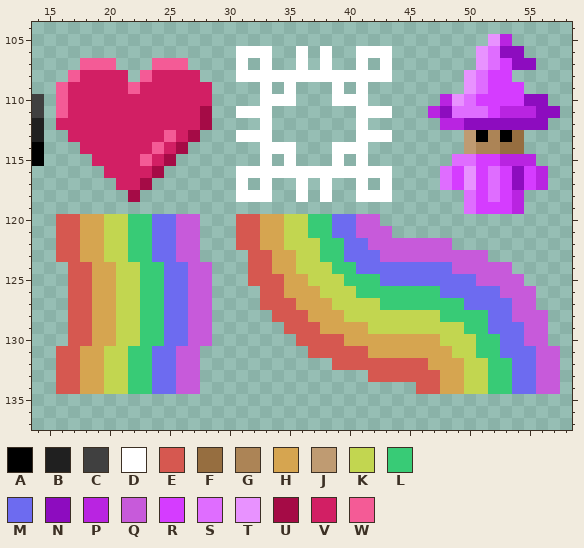
File history of a pixel-art file, src/sprites.aseprite. Above, as it was before the edit.
60x165 pixels, 1 frame. Shown: x 14..58, y 104..137.
Palette (. is transparent): A #000000  B #202020  C #404040  D #ffffff  E #d65850  F #966e40  G #ac8456  H #d6a550  J #bf9b72  K #c2d650  L #38cb76  M #6d6bf0  N #8d0cbf  P #b924e1  Q #c75ada  R #d53cff  S #df6dff  T #e892ff  U #a50b46  V #d21f64  W #f45b96
Pixels before, first column x 14:
105 ......................................TP....
106 .................DDD..D.D..DDD.......TSNN...
107 ....WWW...WWW....D.D..D.D..D.D.......TSRNN..
108 ...WVVVV.WVVVV...DDDDDDDDDDDDD......TSRR....
109 ..WVVVVVWVVVVVV....D.D...D.D........TSRRR...
110 C.WVVVVVVVVVVVV....DDD...DDD......PTSRRRRNN.
111 C.WVVVVVVVVVVVU..DDD.......DDD...PNSSSRPPPNN
112 B.VVVVVVVVVVVVU....D.......D......PPNNNNNNN.
113 B..VVVVVVVVWVU...DDD.......DDD......JAGAF...
114 A...VVVVVVWVU......DDD...DDD........JGGFF...
115 A....VVVVWVU.......D.D...D.D.......SSRRPPP..
116 ......VVVVU......DDDDDDDDDDDDD....SRTRSRNRP.
117 .......VVU.......D.D..D.D..D.D....SRTRSRNRP.
118 ........U........DDD..D.D..DDD......SRSRP...
119 ....................................SRRRP...
120 ..EEHHKKLLMMQQ...EEHHKKLLMMQQ...............
121 ..EEHHKKLLMMQQ...EEHHKKLLMMQQQ..............
122 ..EEHHKKLLMMQQ...EEHHKKKLLMMQQQQQQQ.........
123 ..EEHHKKLLMMQQ....EEHHKKLLMMMQQQQQQQQQ......
124 ...EEHHKKLLMMQQ...EEHHKKKLLMMMMMMMMQQQQQ....
125 ...EEHHKKLLMMQQ...EEEHHKKKLLLMMMMMMMMQQQQ...
126 ...EEHHKKLLMMQQ....EEHHHKKKLLLLLLLMMMMMQQQ..
127 ...EEHHKKLLMMQQ....EEEHHHKKKKLLLLLLLMMMMQQ..
128 ...EEHHKKLLMMQQ.....EEEHHHKKKKKKKKLLLLMMQQQ.
129 ...EEHHKKLLMMQQ......EEEHHHHKKKKKKKKLLMMMQQ.
130 ...EEHHKKLLMMQQ.......EEEEHHHHHHHHKKKLLMMQQ.
131 ..EEHHKKLLMMQQ.........EEEEEHHHHHHHKKLLMMMQQ
132 ..EEHHKKLLMMQQ...........EEEEEEEEHHHKKLLMMQQ
133 ..EEHHKKLLMMQQ..............EEEEEEHHKKLLMMQQ
134 ..EEHHKKLLMMQQ..................EEHHKKLLMMQQ
After the commit:
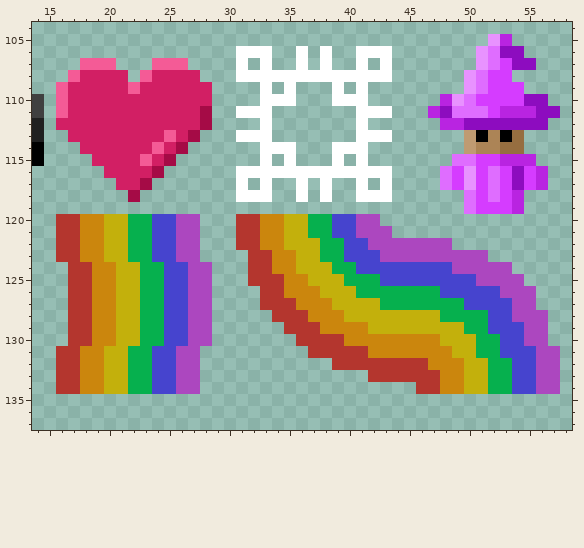
Edits made:
colour E: #d65850 -> #b4362e
colour H: #d6a550 -> #cb860d
colour K: #c2d650 -> #c3b00c
colour L: #38cb76 -> #06b04e
colour M: #6d6bf0 -> #4644ce
colour Q: #c75ada -> #ac47bf
